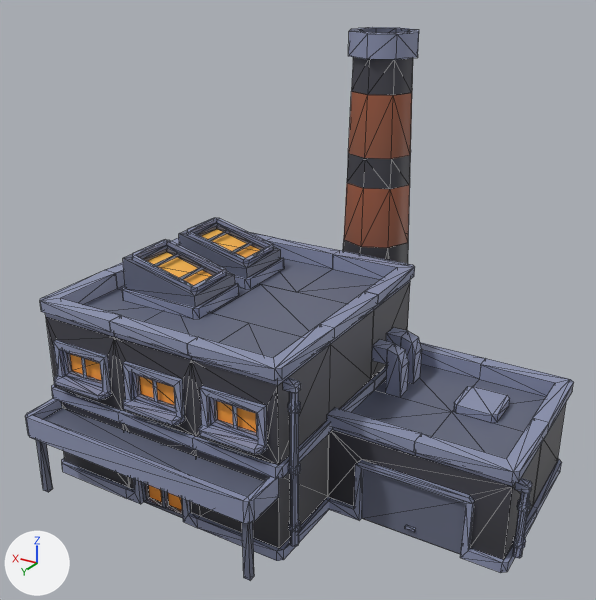
An edit to the FBX model ledger/Assets/Props/city-kit-industrial/building-l.fbx, drawn before and after from the same camera.
Both versions are drawn from a camera (50 mm lens) standing at (-2.04, 2.77, 2.29) and looking at (-0.32, -0.11, 0.85). Every picture has the same lights, and +X, +Y and +Z are marked at lower left. The picture after the commit comes second. Mesh edges are drawn as thin lines. Where no turn or scale is listed for an object, it has been applied to the vertices. Vertices at exactly the same position are counted once.

In view in the first picture: 'building-l'.
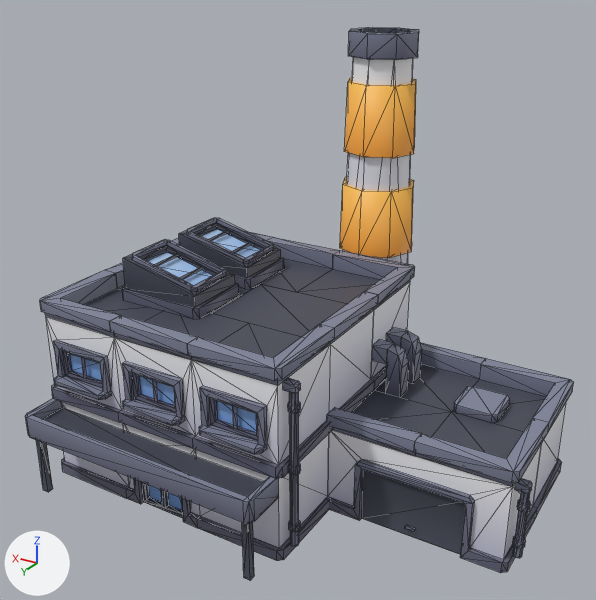
Boxes (x1, y1, x2, y2) around the edits, measured in the pictures (596 x 600 px; the box of a moved part takes in the faces that stretch with it):
part 1 of me_scene, added (orange)
    after: (344, 78, 416, 158)
part 2 of me_scene, added (orange)
    after: (340, 177, 414, 258)
part 3 of me_scene, deleted (brown)
    before: (344, 91, 412, 248)
part 4 of me_scene, moved or reshaped
    both: (52, 57, 451, 519)
part 5 of me_scene, surface changed
    both: (25, 27, 574, 581)

Diff of the bpy script that builds the scene:
```diff
--- a/ledger/Assets/Props/city-kit-industrial/building-l.fbx.py
+++ b/ledger/Assets/Props/city-kit-industrial/building-l.fbx.py
@@ mat_colormap_specular @@
+mat_colormap_specular = principled_material('colormap-specular')
+mat_colormap_specular.texture = img_colormap_png
@@ me_scene @@
 # used by ob_building_l; location = (0.0, 0.0, 0.0)
-me_scene.from_pydata(...)  # 1274 vertices, 1902 faces; spans x -1.46..0.62, y -1.16..0.71, z 0.0..1.93
+me_scene.from_pydata(...)  # 1265 vertices, 1894 faces; spans x -1.46..0.62, y -1.16..0.71, z 0.0..1.93
+# me_scene part 1: a new loose piece, an 8-sided cylinder along z spanning x -0.48..-0.11, y -1.12..-0.75, z 1.36..1.69, in mat_colormap (picture img_colormap_png)
+# me_scene part 2: a new loose piece, an 8-sided cylinder along z spanning x -0.49..-0.1, y -1.13..-0.74, z 0.86..1.19, in mat_colormap (picture img_colormap_png)
+# me_scene part 3: the loose piece of 32 vertices spanning x -0.47..-0.12, y -1.11..-0.76, z 0.9..1.65 is deleted
+# me_scene part 4
+# 26 vertices are removed from x -0.6..0.6, y -1.11..0.51, z 0.4..1.65
+# 113 faces are deleted
+# 17 vertices are added at x -1.32..0.6, y -0.71..0.51, z 0.05..0.88
+# 97 new faces join them, mat_colormap (picture img_colormap_png)
+# me_scene part 5: 1741 kept faces spanning x -1.46..0.62, y -1.16..0.71, z 0.0..1.93 get new texture (UV) coordinates
 me_scene.materials.append(mat_colormap)
+me_scene.materials.append(mat_colormap_specular)  # picture img_colormap_png
```
